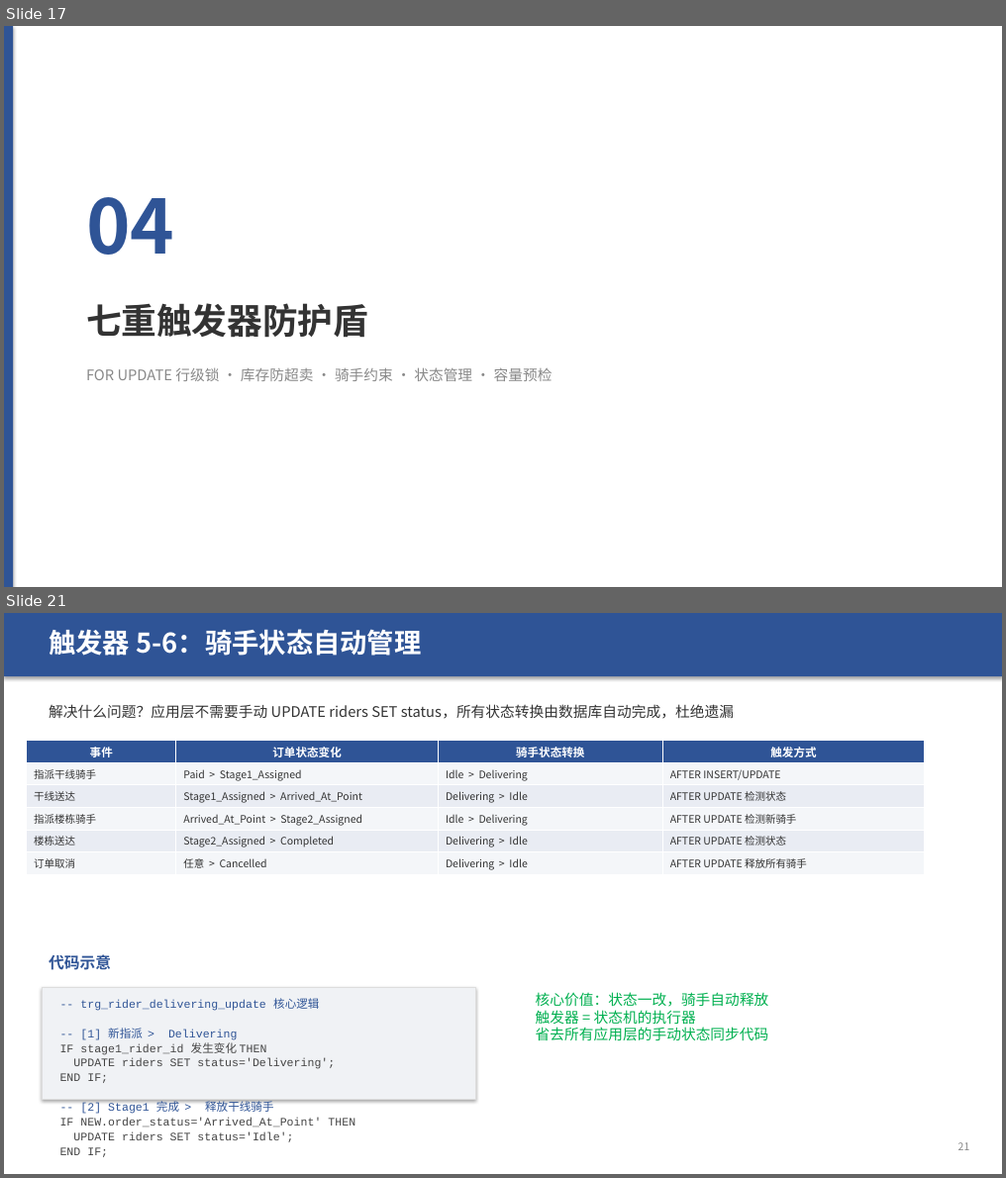
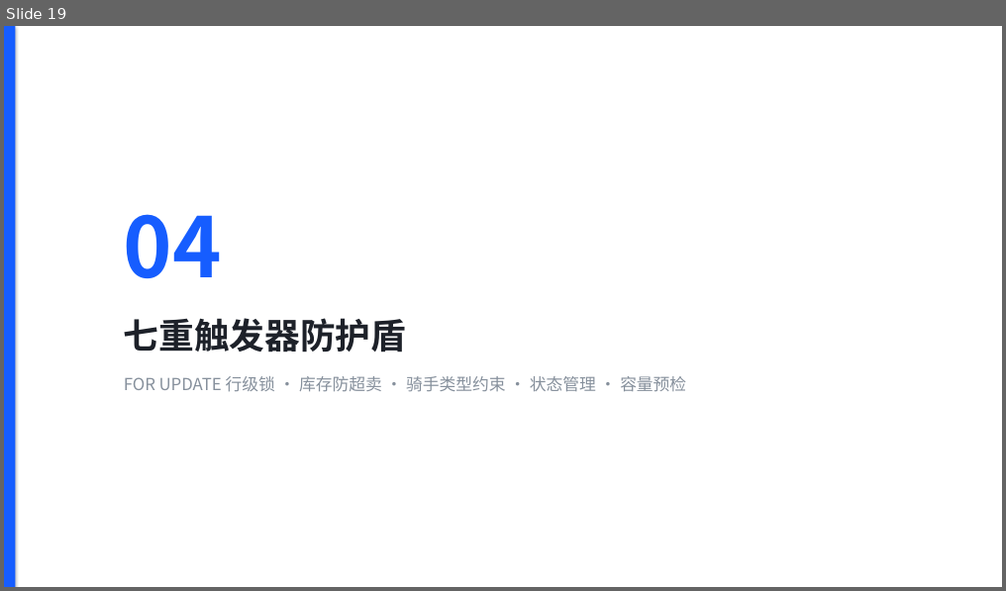
Before and after one commit to sou1maker/database, a slide deck: 校园外卖两段式配送系统_答辩汇报.pptx. Shown one above the other, each under a label of ours: slides 17 and 21 before the commit, slide 19 after it; the slides between them are not shown. The pictures are 1006x1178 and 1006x591 pixels, drawn with LibreOffice and Linux fonts; fonts in the diff are those of the drawing. Boxes give left, top, right and bottom in pixels: in the first picture for what was removed or moved away, otherwise in the second. Text is boxed around its words. In the diff, an @@ line names an element or a change of style, - is before the commit and + after.

```diff
--- a/校园外卖两段式配送系统_答辩汇报.pptx
+++ b/校园外卖两段式配送系统_答辩汇报.pptx
@@ slide 21 removed at (x1=4, y1=613, x2=1002, y2=1174), background #FFFFFF @@
@@ rectangle removed at (x1=4, y1=613, x2=1002, y2=676) @@
@@ text removed at (x1=49, y1=629, x2=421, y2=656) @@
-触发器 5-6：骑手状态自动管理
@@ text removed at (x1=49, y1=704, x2=734, y2=719) @@
-解决什么问题？应用层不需要手动 UPDATE riders SET status，所有状态转换由数据库自动完成，杜绝遗漏
@@ table removed at (x1=27, y1=741, x2=925, y2=875), 6 rows, 4 columns @@
-事件 | 订单状态变化 | 骑手状态转换 | 触发方式
-指派干线骑手 | Paid > Stage1_Assigned | Idle > Delivering | AFTER INSERT/UPDATE
-干线送达 | Stage1_Assigned > Arrived_At_Point | Delivering > Idle | AFTER UPDATE 检测状态
-指派楼栋骑手 | Arrived_At_Point > Stage2_Assigned | Idle > Delivering | AFTER UPDATE 检测新骑手
-楼栋送达 | Stage2_Assigned > Completed | Delivering > Idle | AFTER UPDATE 检测状态
-订单取消 | 任意 > Cancelled | Delivering > Idle | AFTER UPDATE 释放所有骑手
@@ text removed at (x1=49, y1=955, x2=111, y2=970) @@
-代码示意
@@ rectangle removed at (x1=42, y1=987, x2=475, y2=1100) @@
@@ text removed at (x1=60, y1=998, x2=355, y2=1157) @@
--- trg_rider_delivering_update 核心逻辑
--- [1] 新指派 > Delivering
-IF stage1_rider_id 发生变化 THEN
-UPDATE riders SET status='Delivering';
-END IF;
--- [2] Stage1 完成 > 释放干线骑手
-IF NEW.order_status='Arrived_At_Point' THEN
-UPDATE riders SET status='Idle';
-END IF;
@@ text removed at (x1=536, y1=992, x2=769, y2=1042) @@
-核心价值：状态一改，骑手自动释放
-触发器 = 状态机的执行器
-省去所有应用层的手动状态同步代码
@@ text removed at (x1=958, y1=1143, x2=970, y2=1151) @@
-21
@@ what was slide 17 is now slide 19 @@
@@ slide 19 changed as well @@
@@ rectangle at (x1=4, y1=26, x2=15, y2=587): fill #2F5496 to #165DFF @@
@@ text "04" moved from (x1=86, y1=197, x2=174, y2=255) to (x1=124, y1=214, x2=222, y2=278) @@
@@ text "04" at (x1=124, y1=214, x2=222, y2=278): size 72 to 80 pt, text colour #2F5496 to #165DFF @@
@@ text "七重触发器防护盾" moved from (x1=86, y1=303, x2=368, y2=338) to (x1=124, y1=318, x2=406, y2=353) @@
@@ text "七重触发器防护盾" at (x1=124, y1=318, x2=406, y2=353): text colour #333333 to #1D2129 @@
@@ text at (x1=124, y1=376, x2=686, y2=392): text changed; size 14 to 16 pt; text colour #888888 to #86909C @@
-FOR UPDATE 行级锁 · 库存防超卖 · 骑手约束 · 状态管理 · 容量预检
+FOR UPDATE 行级锁 · 库存防超卖 · 骑手类型约束 · 状态管理 · 容量预检
```
Also in this commit, not shown: 32 other slides changed, 14 slides added, 8 other slides removed, 1 other file.
